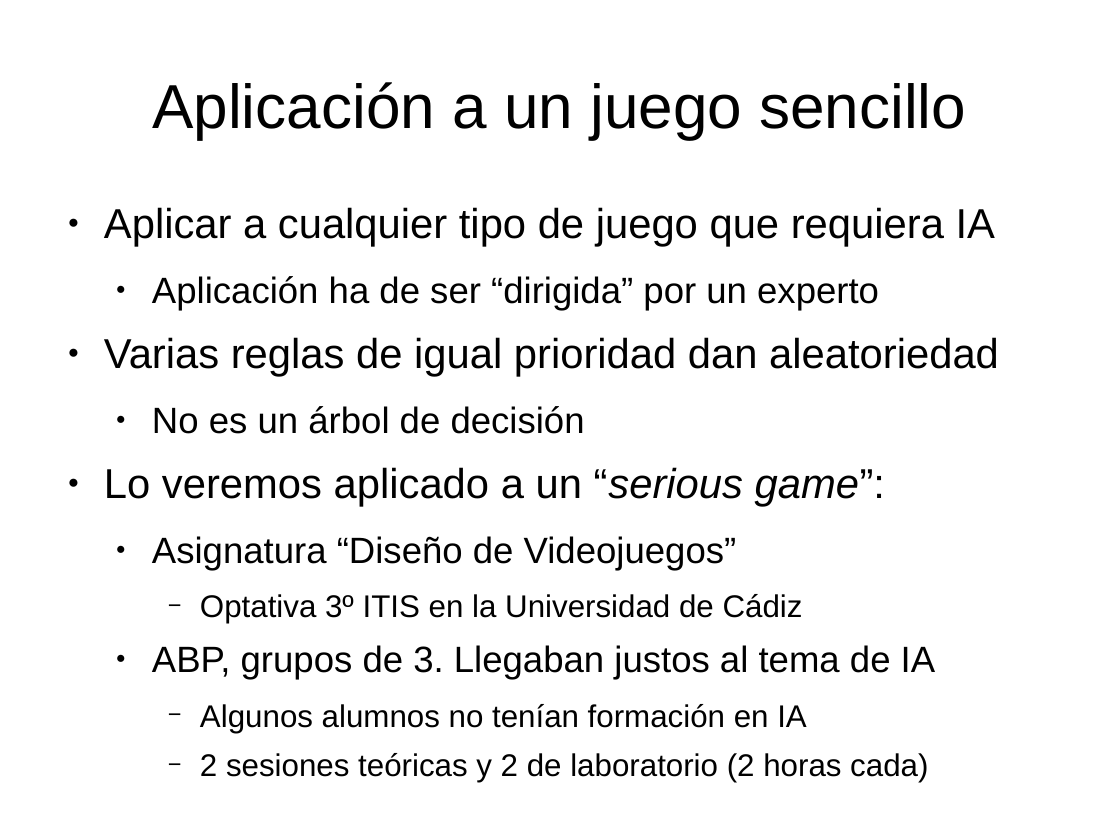
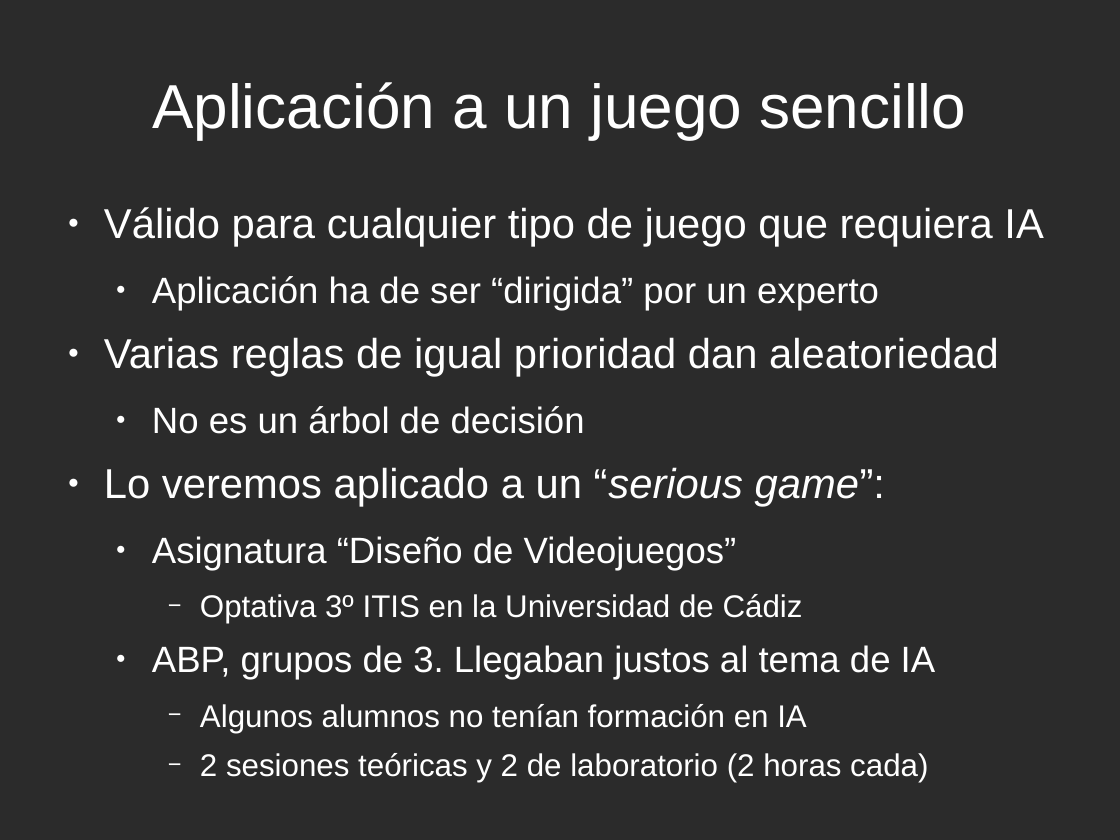
Before and after one commit to rompehielos013013013/gsiege, a slide deck: slide 11 of presentacion/expertoUCLM2014/SSEE-IA.odp. Drawn at 1120x840 pixels with LibreOffice and Linux fonts; fonts in the diff are those of the drawing; background and template pictures are left out; a plain dark background stands for a picture behind light text. Boxes give left, top, right and bottom in pixels: in the first picture for what was removed or moved away, otherwise in the second. Text is boxed around its words. In the diff, an @@ line names an element or a change of style, - is before the commit and + after.

```diff
--- a/presentacion/expertoUCLM2014/SSEE-IA.odp
+++ b/presentacion/expertoUCLM2014/SSEE-IA.odp
@@ background #FFFFFF to picture (left out) @@
@@ title "Aplicación a un juego sencillo" at box(152, 82, 966, 139): text colour #000000 to #FFFFFF @@
@@ text at box(104, 207, 1043, 247): text changed; text colour #000000 to #FFFFFF @@
-● Aplicar a cualquier tipo de juego que requiera IA
+● Válido para cualquier tipo de juego que requiera IA
@@ text at box(104, 276, 935, 783): text colour #000000 to #FFFFFF in "Aplicación ha de ser “dirigida” por un ...", "Varias reglas de igual prioridad dan aleatoriedad", "No es un árbol de decisión", "Lo veremos aplicado a un “serious game”:" and 5 more places; bullet colour #000000 to #FFFFFF @@
```
Also in this commit, not shown: 22 other slides changed.
